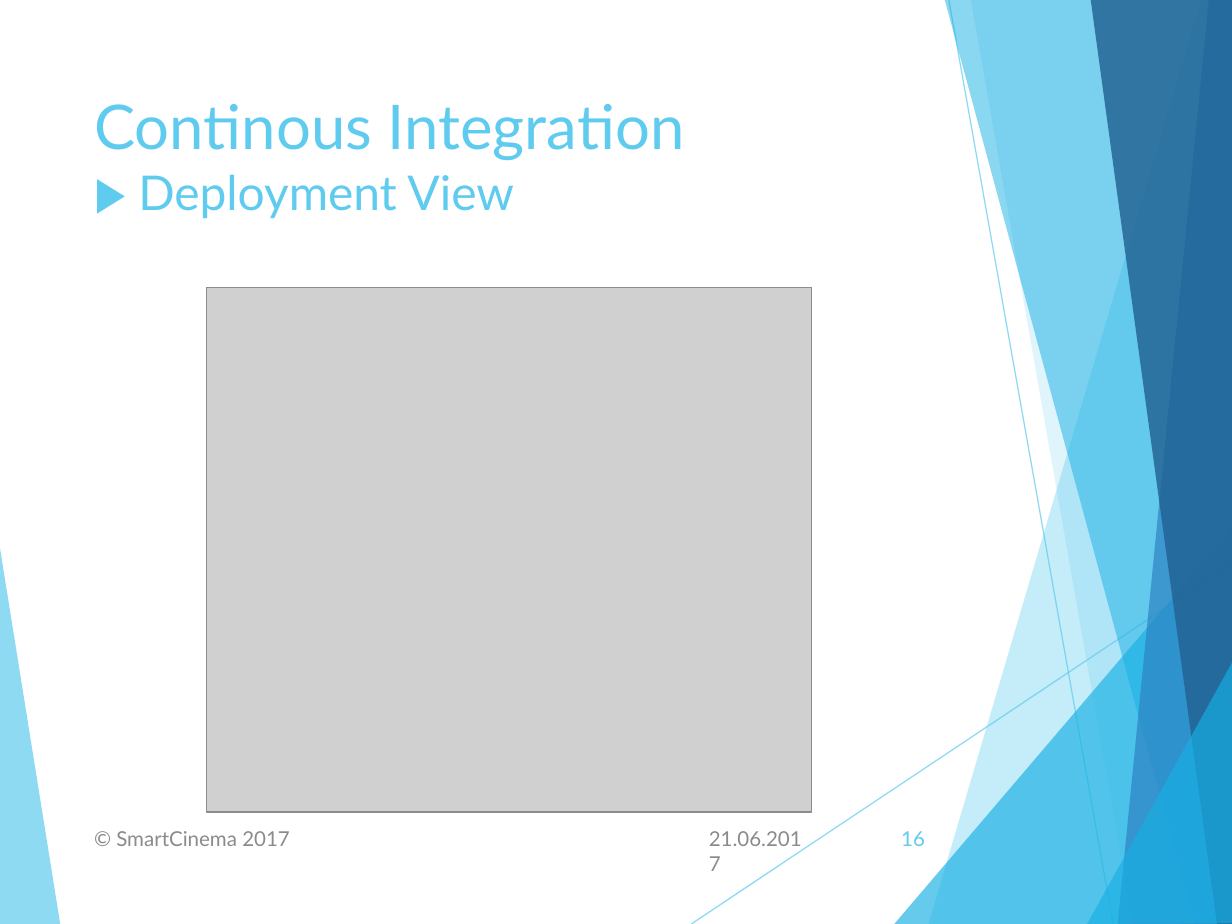
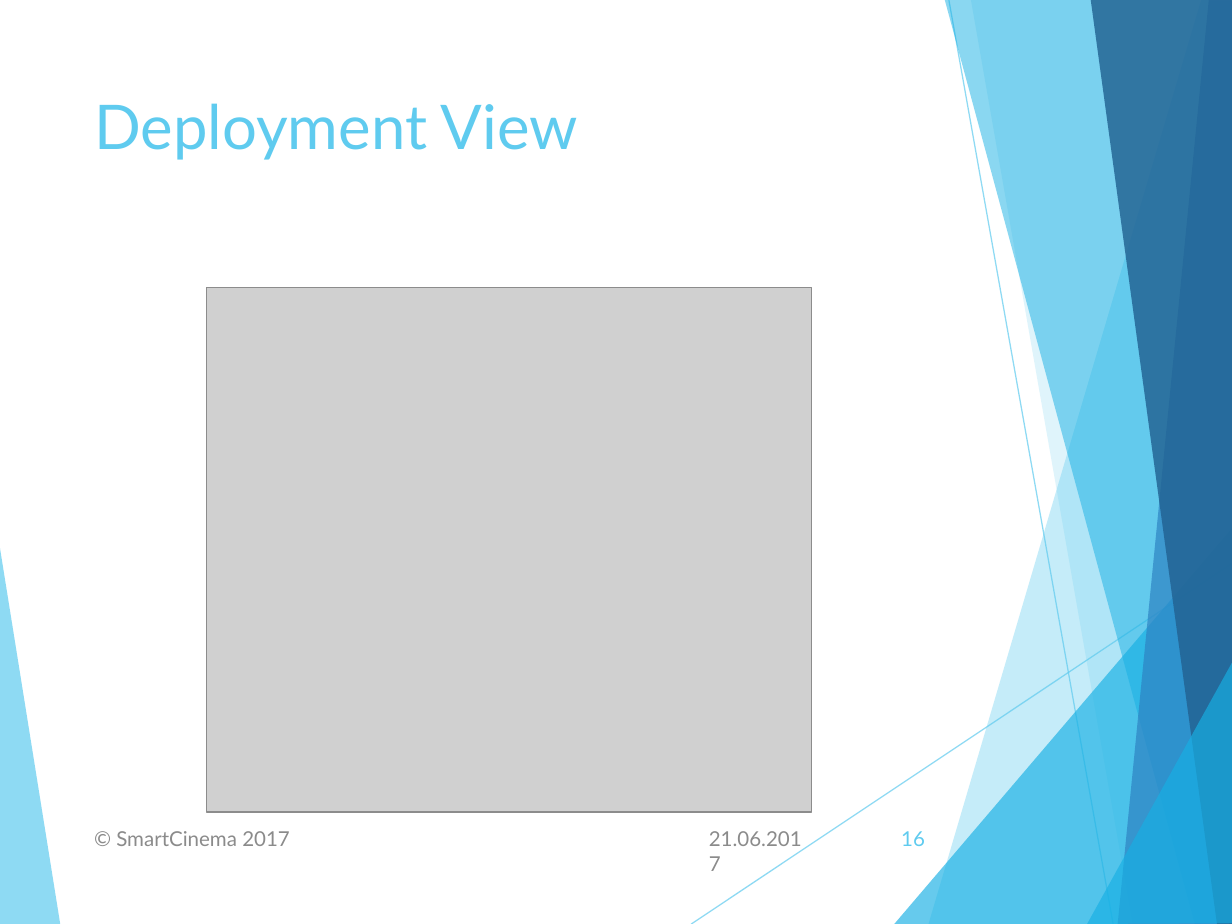
Before and after one commit to tinf15b4-kino/kino-web, a slide deck: slide 16 of documents/final_presentation/Final Presentation.pptx. Drawn at 1232x924 pixels with LibreOffice and Linux fonts; fonts in the diff are those of the drawing; grey boxes stand for pictures. Boxes give left, top, right and bottom in pixels: in the first picture for what was removed or moved away, otherwise in the second. Text is boxed around its words. In the diff, an @@ line names an element or a change of style, - is before the commit and + after.

```diff
--- a/documents/final_presentation/Final Presentation.pptx
+++ b/documents/final_presentation/Final Presentation.pptx
@@ title at [94,103,578,160]: text changed @@
-Continous Integration
-▶ Deployment View
+Deployment View
```
Also in this commit, not shown: 3 other slides changed, 7 other files.
